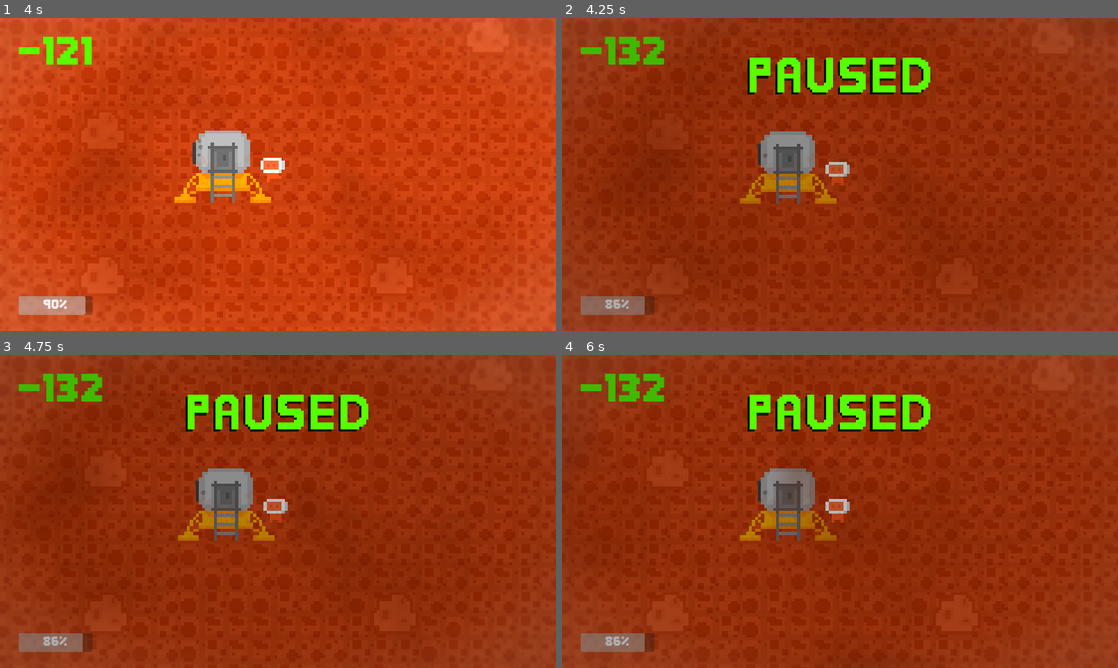
Above: before the commit, frames 1-4 (two rows, left to right).
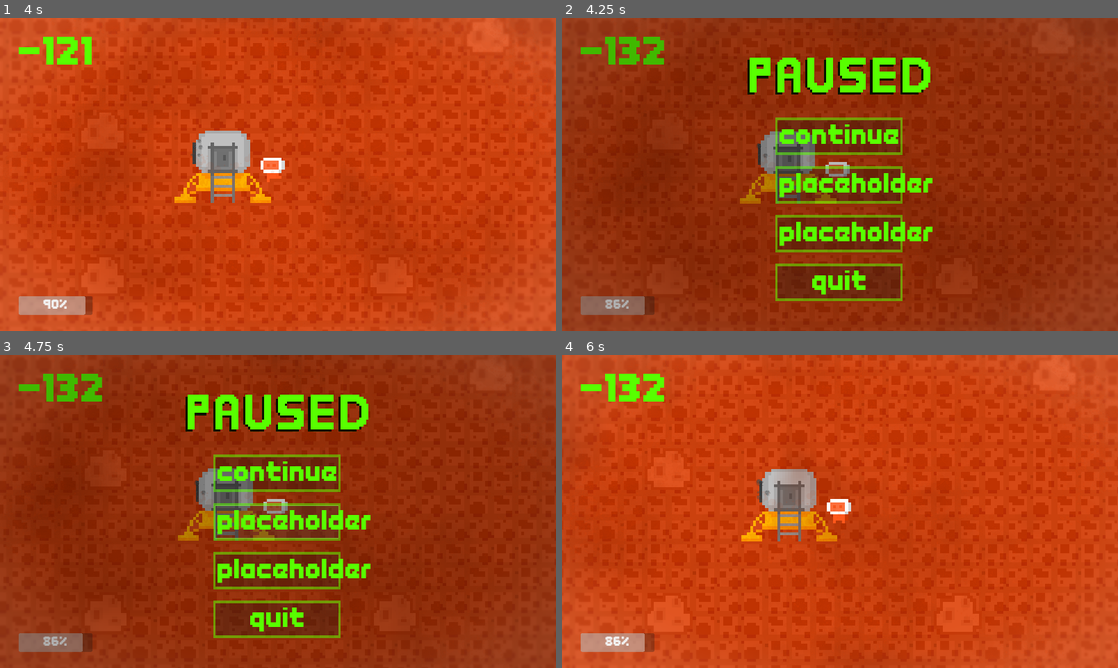
Above: after the commit, the same moments.

Repository: theololw/godot-mars-game
Game: Godot game, scene res://locations/location_one.tscn
The game is run twice, just before and just after one commit, with the same random seed, the same clock (stepped at 60 frames per second) and the same inputs.
Inputs (mouse positions are in pixels of both pictures, inside the frame that each line leads up to):
- Up to frame 1 (4 s): tap Enter at 0.5 s; move the mouse to (155, 130) at 0.52 s; hold D (right) 0.53-1.28 s; hold / (-) 0.53-1.28 s; move the mouse to (539, 33) at 1.27 s; hold S (down) 1.28-2.03 s; tap - (+) at 1.35 s; tap / (-) at 1.55, 3.05 s; move the mouse to (439, 227) at 2.02 s; hold D (right) 2.03-2.78 s; hold / (-) 2.03-2.78 s; move the mouse to (105, 205) at 2.77 s; hold W (up) 2.78-3.53 s; click (105, 205) at 2.85 s; move the mouse to (444, 221) at 3.52 s; hold A (left) from 3.53 s (still down); hold / (-) from 3.53 s (still down); tap Space (space) at 3.6 s
- Up to frame 2 (4.25 s): keep holding A (left); keep holding / (-); tap Escape (escape) at 4.15 s
- Up to frame 3 (4.75 s): release A (left) at 4.25 s; release / (-) at 4.25 s; click (278, 520) at 4.27 s
- Up to frame 4 (6 s): click (840, 570) at 5.02 s; click (840, 473) at 5.77 s

Frame 1 is identical in both runs. In frame 2, 11% of the frame differs, in the area x 38-67%, y 31-91%; in frame 3, 11%; in frame 4, 100%, in the area x 0-100%, y 0-100%.

Commit message:
expanded on pause menu
added a resume button, quit button and two additional placeholder buttons to the pause screen

Diff:
--- a/other/pause_menu.gd
+++ b/other/pause_menu.gd
@@ -6,10 +6,22 @@
 
 func _process(delta):
 	if Input.is_action_just_pressed("escape"):
-		paused = !paused
+		toggle_pause()
 	if paused == true:
 		get_tree().paused = true
 		pauseMenu.show()
 	else:
 		get_tree().paused = false
 		pauseMenu.hide()
+
+
+func _on_continue_pressed():
+	toggle_pause()
+
+func _on_quit_pressed():
+	get_tree().quit()
+
+
+
+func toggle_pause():
+	paused = !paused
--- a/other/pause_menu.tscn
+++ b/other/pause_menu.tscn
@@ -1,7 +1,8 @@
-[gd_scene load_steps=3 format=3 uid="uid://ckuiiij5m3s67"]
+[gd_scene load_steps=4 format=3 uid="uid://ckuiiij5m3s67"]
 
 [ext_resource type="Script" path="res://other/pause_menu.gd" id="1_2d2we"]
 [ext_resource type="Texture2D" uid="uid://b71avd83oyk8s" path="res://sprites/ui/pause_menu.png" id="1_v8mu5"]
+[ext_resource type="FontFile" uid="uid://cu1c0u206fqi1" path="res://sprites/ui/EndlessBossBattleRegular-v7Ey.ttf" id="3_7dnys"]
 
 [node name="pauseMenu" type="Node2D"]
 process_mode = 3
@@ -15,3 +16,129 @@
 position = Vector2(960, 540)
 scale = Vector2(8, 8)
 texture = ExtResource("1_v8mu5")
+
+[node name="Control" type="Control" parent="CanvasLayer"]
+layout_mode = 3
+anchors_preset = 0
+offset_right = 40.0
+offset_bottom = 40.0
+
+[node name="continue" type="Label" parent="CanvasLayer/Control"]
+texture_filter = 1
+layout_mode = 0
+offset_left = 752.0
+offset_top = 368.0
+offset_right = 1168.0
+offset_bottom = 456.0
+theme_override_colors/font_color = Color(0.345098, 1, 0, 1)
+theme_override_fonts/font = ExtResource("3_7dnys")
+theme_override_font_sizes/font_size = 88
+text = "continue"
+
+[node name="continue" type="Button" parent="CanvasLayer/Control/continue"]
+modulate = Color(1, 1, 1, 0.521569)
+show_behind_parent = true
+layout_mode = 0
+offset_left = -8.0
+offset_top = -16.0
+offset_right = 416.0
+offset_bottom = 96.0
+
+[node name="Polygon2D" type="Polygon2D" parent="CanvasLayer/Control/continue/continue"]
+color = Color(0.345098, 1, 0, 1)
+polygon = PackedVector2Array(0, 112, -8, 120, 432, 120, 432, -8, -8, -8, 0, 0, 424, 0, 424, 112)
+
+[node name="Polygon2D2" type="Polygon2D" parent="CanvasLayer/Control/continue/continue"]
+color = Color(0.345098, 1, 0, 1)
+polygon = PackedVector2Array(-8, -8, -8, 120, 0, 112, 0, 0)
+
+[node name="placeholder1" type="Label" parent="CanvasLayer/Control"]
+texture_filter = 1
+layout_mode = 0
+offset_left = 752.0
+offset_top = 536.0
+offset_right = 1336.0
+offset_bottom = 624.0
+theme_override_colors/font_color = Color(0.345098, 1, 0, 1)
+theme_override_fonts/font = ExtResource("3_7dnys")
+theme_override_font_sizes/font_size = 88
+text = "placeholder"
+
+[node name="placeholder1" type="Button" parent="CanvasLayer/Control/placeholder1"]
+modulate = Color(1, 1, 1, 0.521569)
+show_behind_parent = true
+layout_mode = 0
+offset_left = -8.0
+offset_top = -16.0
+offset_right = 416.0
+offset_bottom = 96.0
+
+[node name="Polygon2D" type="Polygon2D" parent="CanvasLayer/Control/placeholder1/placeholder1"]
+color = Color(0.345098, 1, 0, 1)
+polygon = PackedVector2Array(0, 112, -8, 120, 432, 120, 432, -8, -8, -8, 0, 0, 424, 0, 424, 112)
+
+[node name="Polygon2D2" type="Polygon2D" parent="CanvasLayer/Control/placeholder1/placeholder1"]
+color = Color(0.345098, 1, 0, 1)
+polygon = PackedVector2Array(-8, -8, -8, 120, 0, 112, 0, 0)
+
+[node name="placeholder2" type="Label" parent="CanvasLayer/Control"]
+texture_filter = 1
+layout_mode = 0
+offset_left = 752.0
+offset_top = 704.0
+offset_right = 1336.0
+offset_bottom = 792.0
+theme_override_colors/font_color = Color(0.345098, 1, 0, 1)
+theme_override_fonts/font = ExtResource("3_7dnys")
+theme_override_font_sizes/font_size = 88
+text = "placeholder"
+
+[node name="placeholder2" type="Button" parent="CanvasLayer/Control/placeholder2"]
+modulate = Color(1, 1, 1, 0.521569)
+show_behind_parent = true
+layout_mode = 0
+offset_left = -8.0
+offset_top = -16.0
+offset_right = 416.0
+offset_bottom = 96.0
+
+[node name="Polygon2D" type="Polygon2D" parent="CanvasLayer/Control/placeholder2/placeholder2"]
+color = Color(0.345098, 1, 0, 1)
+polygon = PackedVector2Array(0, 112, -8, 120, 432, 120, 432, -8, -8, -8, 0, 0, 424, 0, 424, 112)
+
+[node name="Polygon2D2" type="Polygon2D" parent="CanvasLayer/Control/placeholder2/placeholder2"]
+color = Color(0.345098, 1, 0, 1)
+polygon = PackedVector2Array(-8, -8, -8, 120, 0, 112, 0, 0)
+
+[node name="quit" type="Label" parent="CanvasLayer/Control"]
+texture_filter = 1
+layout_mode = 0
+offset_left = 752.0
+offset_top = 872.0
+offset_right = 1168.0
+offset_bottom = 960.0
+theme_override_colors/font_color = Color(0.345098, 1, 0, 1)
+theme_override_fonts/font = ExtResource("3_7dnys")
+theme_override_font_sizes/font_size = 88
+text = "quit"
+horizontal_alignment = 1
+
+[node name="quit" type="Button" parent="CanvasLayer/Control/quit"]
+modulate = Color(1, 1, 1, 0.521569)
+show_behind_parent = true
+layout_mode = 0
+offset_left = -8.0
+offset_top = -16.0
+offset_right = 416.0
+offset_bottom = 96.0
+
+[node name="Polygon2D" type="Polygon2D" parent="CanvasLayer/Control/quit/quit"]
+color = Color(0.345098, 1, 0, 1)
+polygon = PackedVector2Array(0, 112, -8, 120, 432, 120, 432, -8, -8, -8, 0, 0, 424, 0, 424, 112)
+
+[node name="Polygon2D2" type="Polygon2D" parent="CanvasLayer/Control/quit/quit"]
+color = Color(0.345098, 1, 0, 1)
+polygon = PackedVector2Array(-8, -8, -8, 120, 0, 112, 0, 0)
+
+[connection signal="pressed" from="CanvasLayer/Control/continue/continue" to="." method="_on_continue_pressed"]
+[connection signal="pressed" from="CanvasLayer/Control/quit/quit" to="." method="_on_quit_pressed"]
